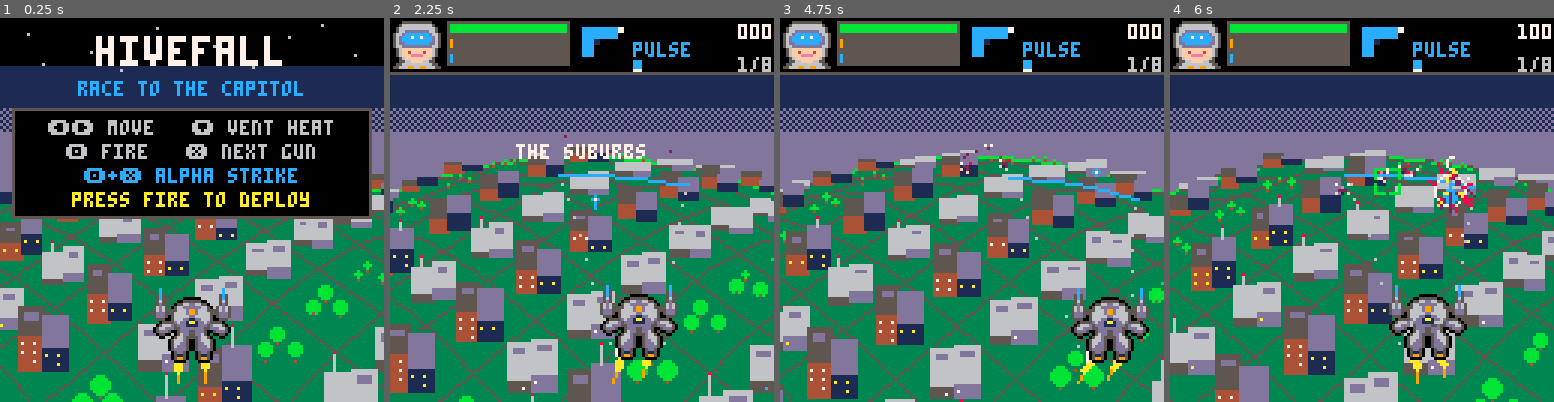
Above: before the commit, frames 1-4 (left to right).
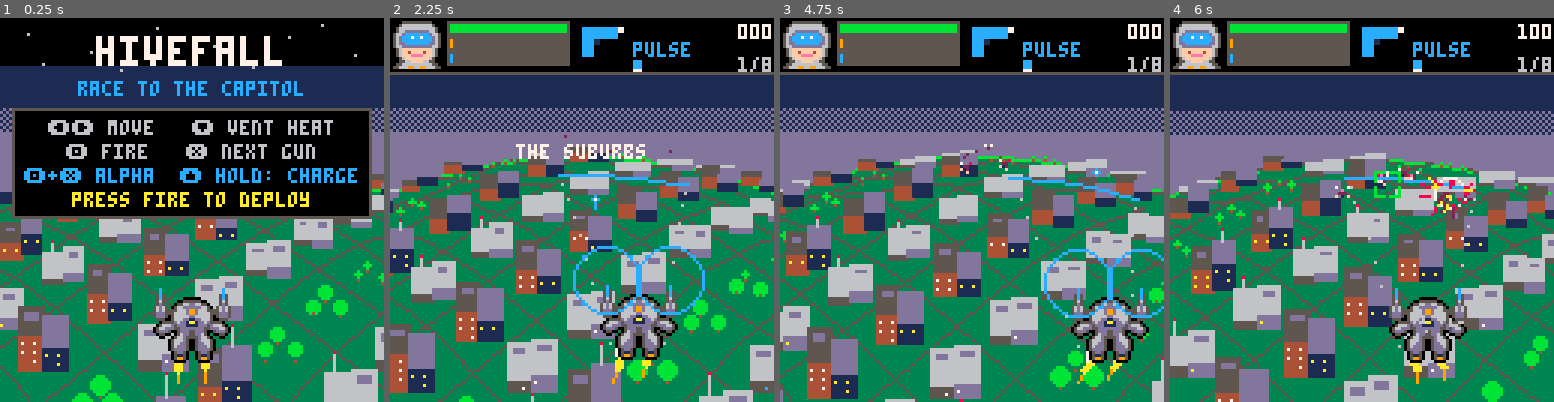
Above: after the commit, the same moments.

Repository: drachis/carts
Game: PICO-8 cartridge proj/hivefall/hivefall.p8
Two runs of this game, one before a commit and one after it. Both use one fixed random seed, a clock stepped at 60 frames per second and the inputs below.
Inputs:
- Up to frame 1 (0.25 s): no input
- Up to frame 2 (2.25 s): tap X (X key) at 0.33, 1.07, 1.85 s; tap O (Z key) at 0.7, 1.7, 2.1 s; hold Right 1.6-2.1 s; hold Up from 2.15 s (still down)
- Up to frame 3 (4.75 s): release Up at 2.42 s; hold Right 2.47-3.03 s; tap O (Z key) every 0.4 s from 2.5 to 4.5 s; tap X (X key) at 2.97, 4.08 s; hold Left 3.08-3.58 s; hold Down 3.63-3.97 s; hold Right 4.02-4.68 s; hold Up from 4.73 s (still down)
- Up to frame 4 (6 s): tap O (Z key) at 4.9, 5.3, 5.7 s; release Up at 5.03 s; hold Left 5.08-5.68 s; tap X (X key) at 5.2 s; hold Down from 5.73 s (still down)

The runs differ from the first frame. In frame 1, 1.6% of the frame differs, in the area x 6-93%, y 39-43%; in frame 2, 0.8%; in frame 3, 0.7%; in frame 4, 19%, in the area x 0-100%, y 23-100%.

Commit message:
hivefall: up overcharges the gun in hand: hold to charge, let go for one shot at triple damage and double heat
New test_charge checks a full charge, an early release, and that fire is
held back while charging. Boot passes.

Co-Authored-By: Claude Opus 5.5 <noreply@anthropic.com>

Diff:
--- a/proj/hivefall/data.lua
+++ b/proj/hivefall/data.lua
@@ -56,6 +56,8 @@
 mech_speed=0.9
 alpha_cost=60
 alpha_frames=180
+charge_frames=45
+over_damage=3
 combo_frames=150
 snd_pop=6
 snd_boom=7
@@ -70,7 +72,7 @@
 ]],nil,_ENV)
 
 -- what a new run starts from; reset() parses these
-player_start="x=0,vx=0,armor=100,max_armor=100,heat=0,weapon=1,hurt_flash=0,muzzle=0,recoil=0,gun_side=1,alpha=0,chill=0,cooling=0.35,power=1,haste=1,agility=1,cone=6.5"
+player_start="x=0,vx=0,armor=100,max_armor=100,heat=0,weapon=1,hurt_flash=0,muzzle=0,recoil=0,gun_side=1,alpha=0,chill=0,charging=0,cooling=0.35,power=1,haste=1,agility=1,cone=6.5"
 run_start="score=0,shake=0,freeze=0,white=0,combo=0,combo_wait=0,charge=0,dying=0,bark_wait=0,over_wait=0,city=100,city_flash=0,x_held=0,boost=0"
 
 -- cooldown is in frames (60 a second); speed is depth per frame;
--- a/proj/hivefall/main.lua
+++ b/proj/hivefall/main.lua
@@ -272,7 +272,8 @@
   -- pico-8's button glyphs: 139 left, 145 right, 131 down, 142 o, 151 x
   print("\139\145 move   \131 vent heat",16,34,6)
   print("\142 fire   \151 next gun",22,42,6)
-  print("\142+\151 alpha strike",28,50,12)
+  -- 148 is up: hold it to overcharge the gun in hand
+  print("\142+\151 alpha  \148 hold: charge",8,50,12)
   if tick%60<40 then centred("press fire to deploy",58,10) end
  else
   rectfill(20,44,107,84,0)
--- a/proj/hivefall/mech.lua
+++ b/proj/hivefall/mech.lua
@@ -46,8 +46,7 @@
    sfx(snd_vent)
   end
  end
- -- up does nothing for now: boosting forward only made the game harder,
- -- and its new job is not decided. `boost` stays 0.
+ -- (`boost` is left from when up pushed forward; it stays 0)
  -- fire has to be let go once after a refit before the guns answer
  if not btn(4) then safety=false end
 
@@ -67,8 +66,19 @@
  end
 
  local weapon=weapon_specs[player.weapon]
- if btn(4) and weapon.wait==0 and not player.overheated
-  and not venting and not safety then
+ local able=weapon.wait==0 and not player.overheated and not venting
+ -- overcharge: hold up to charge the gun in hand; let go once it is full
+ -- for one shot of several times the damage, a bigger blast and twice
+ -- the heat. letting go early fires nothing. the guns hold their fire
+ -- while it charges.
+ if btn(2) and able and (weapon.ammo==0 or weapon.rounds>0) then
+  player.charging=min(player.charging+1,charge_frames)
+  if player.charging==charge_frames-1 then sfx(snd_switch) end
+ else
+  if player.charging==charge_frames and able then fire(weapon,true) end
+  player.charging=0
+ end
+ if btn(4) and able and player.charging==0 and not safety then
   if weapon.ammo>0 and weapon.rounds<=0 then
    bark(weapon.name.." is dry")
    player.weapon=1
@@ -108,29 +118,38 @@
  player.target=best
 end
 
-function fire(weapon)
+-- `over` is an overcharged shot: more of everything, heat included
+function fire(weapon,over)
+ local heat=weapon.heat*(over and 2 or 1)
  weapon.wait=weapon.cooldown*max(0.4,player.haste)
  weapon.rounds-=1
- if player.chill==0 then player.heat+=weapon.heat end
+ if player.chill==0 then player.heat+=heat end
  if player.heat>=max_heat then
   player.overheated=true
   bark("heat critical!")
   sfx(snd_overheat)
  end
- player.recoil=1+weapon.heat/8
- shake=max(shake,weapon.heat/10)
+ player.recoil=1+heat/8
+ shake=max(shake,heat/10)
  sfx(weapon.sound)
- launch(weapon,player.target)
-end
-
-function launch(weapon,target)
+ if over then
+  local sx,sy=project(player.x,1,18+hover)
+  ring(sx,sy,26,weapon.colour,0.6)
+  white=1
+ end
+ launch(weapon,player.target,over)
+end
+
+function launch(weapon,target,over)
  player.muzzle=3
  for i=1,weapon.count do
   player.gun_side=-player.gun_side
   local shot=setmetatable({
    x=player.x+player.gun_side*10,z=1,h=18+hover,
    vx=0,vh=0,
-   target=target,fuse=target and target.z,struck={}
+   target=target,fuse=target and target.z,struck={},
+   damage=weapon.damage*(over and over_damage or 1),
+   splash=weapon.splash*(over and 1.5 or 1)
   },weapon)
   aim(shot)
   -- a gun with spread throws its shots in an even fan about the aim
@@ -290,6 +309,15 @@
   circfill(sx-11,top-3,2,7)
   circfill(sx+10,top-3,2,7)
  end
+ -- an overcharge gathering at the gun pods: a ring in the gun's colour
+ -- closing in on each, then a white one pulsing when it is ready
+ if player.charging>0 then
+  local full=player.charging==charge_frames
+  for side=-11,10,21 do
+   circ(sx+side,top-3,full and 3+tick\3%3 or 12-player.charging/5,
+    full and 7 or weapon_specs[player.weapon].colour)
+  end
+ end
  if player.overheated and tick%3==0 then
   burst(sx+rnd(16)-8,sy-16,1,6,0.8,-0.05)
  end
--- /dev/null
+++ b/proj/hivefall/tests/test_charge.lua
@@ -0,0 +1,77 @@
+-- test_charge.lua : the overcharge, alone. a brute stands still in the
+-- cone with its armour on (so it will not die), and the mech has the pulse
+-- gun. three cases:
+--   up held past full, then let go: one shot, over_damage times as hard,
+--     and twice a normal shot's heat;
+--   up let go early: nothing is fired;
+--   fire held while up is held: nothing is fired until up is let go.
+-- it does not judge whether charging feels good or is worth doing.
+
+local held={}
+function btn(i) return held[i] or false end
+btnp=btn
+function sfx() end
+music=sfx
+function update_waves() end
+
+local n=0
+local game_update,game_draw=_update60,_draw
+local brute,hp_before
+
+function _draw() end
+
+function check(what,passed,detail)
+ printh((passed and "pass: " or "error: ")..what.." ("..detail..")")
+end
+
+function _update60()
+ n+=1
+ held={}
+ if n==1 then
+  reset()
+  state="play"
+  safety=false
+  brute=spawn_foe(enemy_specs.brute,0,2.5,0)
+  brute.sway,brute.brood,brute.speed=0
+  hp_before=brute.hp
+ end
+ brute.z=2.5
+ scroll_rate=0
+
+ -- case 1: a full charge, frames 5..64, let go at 65
+ if n>=5 and n<65 then held[2]=true end
+ if n==64 then
+  check("a held charge fires nothing",brute.hp==hp_before and #shots==0,
+   "hp "..brute.hp.." shots "..#shots)
+  player.heat=0
+ end
+ if n==120 then
+  local pulse=weapon_specs.pulse
+  check("let go when full: one shot at "..over_damage.." times the damage",
+   hp_before-brute.hp==pulse.damage*over_damage,
+   "took "..hp_before-brute.hp.." wanted "..pulse.damage*over_damage)
+  hp_before=brute.hp
+ end
+ -- case 2: let go early, frames 130..150
+ if n>=130 and n<150 then held[2]=true end
+ if n==200 then
+  check("let go early: nothing fired",brute.hp==hp_before,"hp "..brute.hp)
+ end
+ -- case 3: fire held under a charge, frames 210..240
+ if n>=210 and n<240 then held[2],held[4]=true,true end
+ if n==239 then
+  check("fire is held back while charging",brute.hp==hp_before,"hp "..brute.hp)
+ end
+
+ game_update()
+ game_draw()
+ if n==66 then
+  check("an overcharged shot costs twice the heat",
+   player.heat>weapon_specs.pulse.heat*2-1,"heat "..player.heat)
+ end
+ if n==50 then dump_screen("charge") end
+ if n==245 then
+  printh("ok charge")
+  extcmd("shutdown")
+ end
+end
--- /dev/null
+++ b/proj/hivefall/tests/test_charge.p8
@@ -0,0 +1,163 @@
+pico-8 cartridge // http://www.pico-8.com
+version 42
+__lua__
+-- test_charge.p8 : run it with: py run_tests.py
+#include ../data.lua
+#include ../world.lua
+#include ../foes.lua
+#include ../mech.lua
+#include ../main.lua
+#include dump.lua
+#include test_charge.lua
+…(152 lines of a section not shown)…
Not shown, changed: 152 lines of the sprite sheet (__gfx__) section of proj/hivefall/tests/test_charge.p8
Not shown, changed: the music (__music__) section of proj/hivefall/tests/test_charge.p8
Not shown, changed: the sound effects (__sfx__) section of proj/hivefall/tests/test_charge.p8
Not shown, changed: proj/hivefall/DESIGN.md
